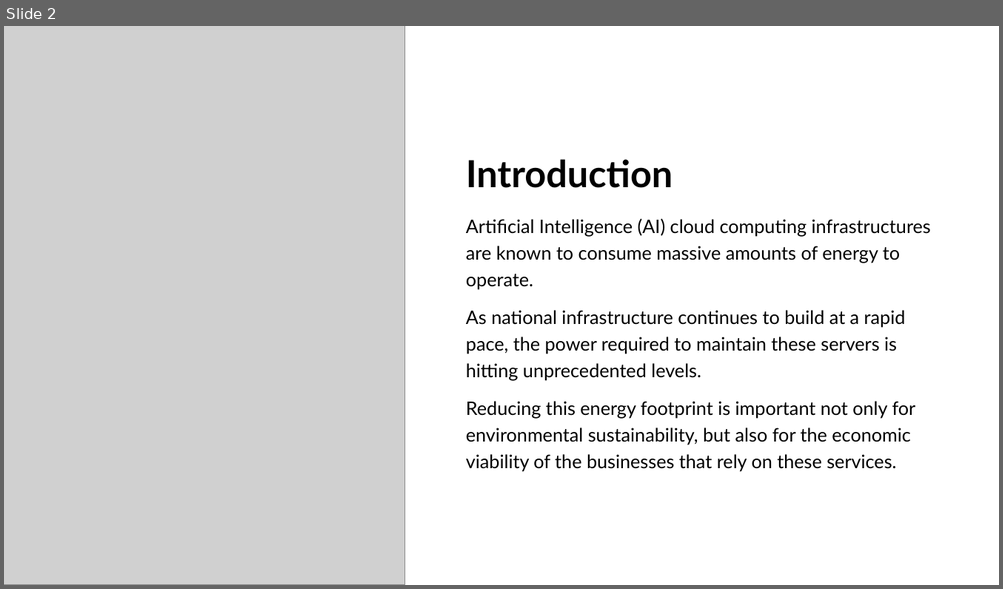
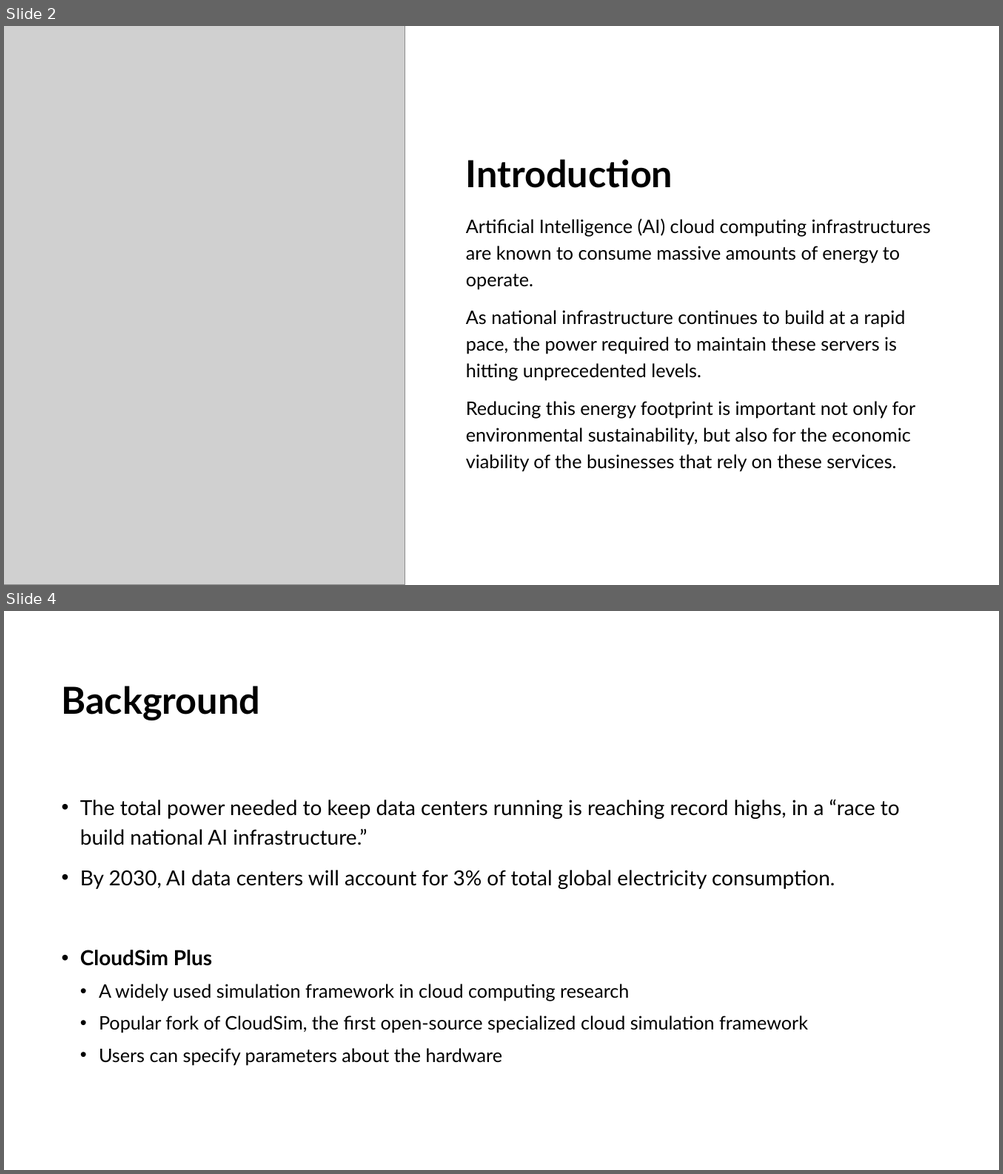
Before and after one commit to mcarbajal2/AdvInfoSys-SemesterProject, a slide deck: docs/Final_Presentation.pptx. Shown one above the other, each under a label of ours: slide 2 before the commit, slides 2 and 4 after it; the slides between them are not shown. The pictures are 1003x589 and 1003x1174 pixels, drawn with LibreOffice and Linux fonts; fonts in the diff are those of the drawing; grey boxes stand for pictures; background and template pictures are left out. Boxes give left, top, right and bottom in pixels: in the first picture for what was removed or moved away, otherwise in the second. Text is boxed around its words. In the diff, an @@ line names an element or a change of style, - is before the commit and + after.

```diff
--- a/docs/Final_Presentation.pptx
+++ b/docs/Final_Presentation.pptx
@@ slide 4 added at (4,611,999,1170), background picture (left out) @@
@@ title added at (62,686,261,720), 36 pt, text #000000, bold @@
+Background
@@ text added at (80,799,899,1065), 20 pt, text #000000 @@
+• The total power needed to keep data centers running is reaching record highs, in a “race to build national AI infrastructure.”
+• By 2030, AI data centers will account for 3% of total global electricity consumption.
+• CloudSim Plus
+  • A widely used simulation framework in cloud computing research
+  • Popular fork of CloudSim, the first open-source specialized cloud simulation framework
+  • Users can specify parameters about the hardware
```
Also in this commit, not shown: 5 slides changed, 3 other slides added, 6 slides removed, 2 other files.
